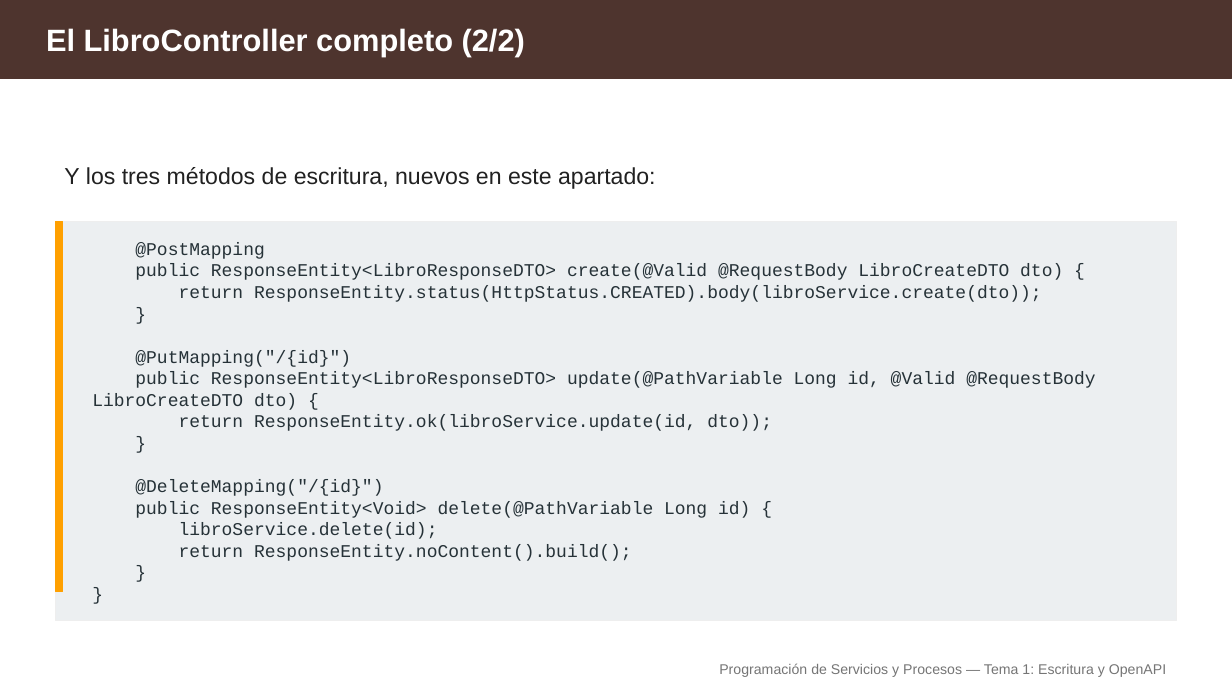
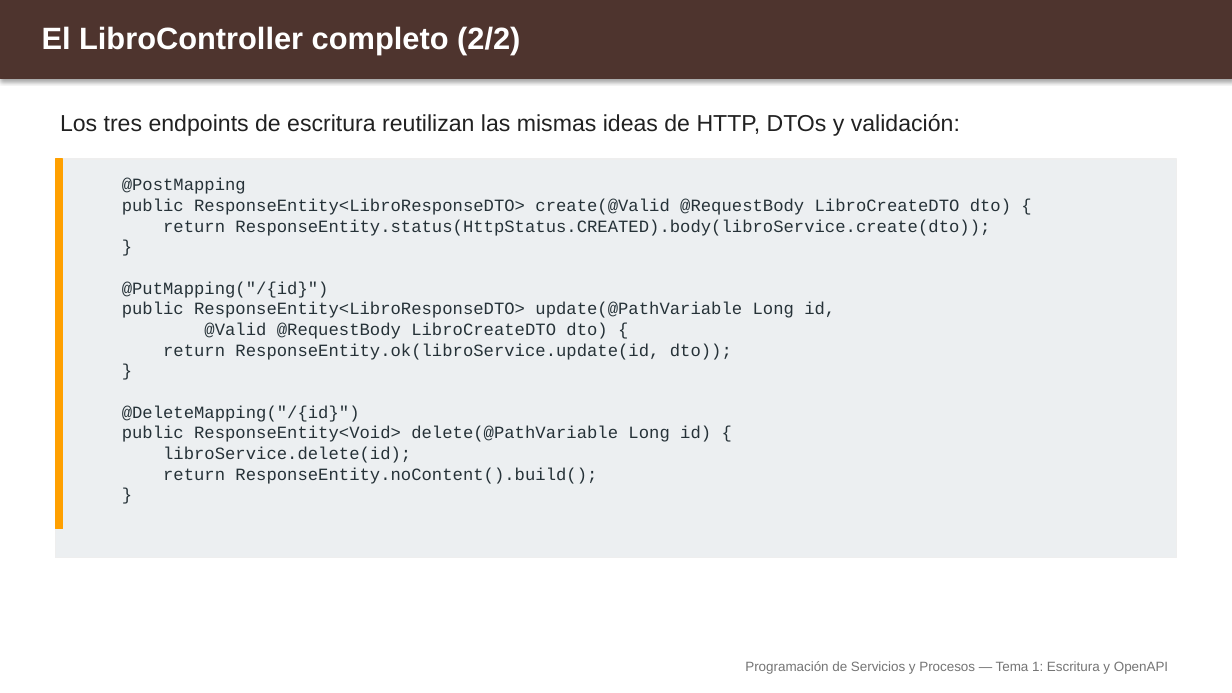
Before and after one commit to aitorventura/programacion-servicios-procesos, a slide deck: slide 4 of docs/tema1/diapositivas/escritura-y-openapi.pptx. Drawn at 1232x693 pixels with LibreOffice and Linux fonts; fonts in the diff are those of the drawing. Boxes give left, top, right and bottom in pixels: in the first picture for what was removed or moved away, otherwise in the second. Text is boxed around its words. In the diff, an @@ line names an element or a change of style, - is before the commit and + after.

Commit message:
tema1 actualizado + diapos. mkdocs tema1 abierto

```diff
--- a/docs/tema1/diapositivas/escritura-y-openapi.pptx
+++ b/docs/tema1/diapositivas/escritura-y-openapi.pptx
@@ rectangle at bbox=[0, 0, 1232, 79]: outline #4E342E 1 pt to #4E342E 0.75 pt; shadow on @@
@@ text "El LibroController completo (2/2)": place and size @@
-text "El LibroController completo (2/2)" at bbox=[46, 28, 525, 57]
+text "El LibroController completo (2/2)" at bbox=[42, 26, 520, 55]
@@ text at bbox=[60, 114, 960, 136]: text changed @@
-Y los tres métodos de escritura, nuevos en este apartado:
+Los tres endpoints de escritura reutilizan las mismas ideas de HTTP, DTOs y validación:
@@ rectangle: place and size @@
-rectangle at bbox=[55, 222, 1177, 620]
+rectangle at bbox=[55, 159, 1177, 557]
@@ rectangle: place and size @@
-rectangle at bbox=[55, 222, 63, 592]
+rectangle at bbox=[55, 159, 63, 529]
@@ text at bbox=[122, 178, 1011, 484]: text changed; size 14 to 13.4 pt @@
-@PostMapping
-public ResponseEntity<LibroResponseDTO> create(@Valid @RequestBody LibroCreateDTO dto) {
-return ResponseEntity.status(HttpStatus.CREATED).body(libroService.create(dto));
-}
-@PutMapping("/{id}")
-public ResponseEntity<LibroResponseDTO> update(@PathVariable Long id, @Valid @RequestBody LibroCreateDTO dto) {
-return ResponseEntity.ok(libroService.update(id, dto));
-}
-@DeleteMapping("/{id}")
-public ResponseEntity<Void> delete(@PathVariable Long id) {
-libroService.delete(id);
-return ResponseEntity.noContent().build();
-}
-}
+@PostMapping
+public ResponseEntity<LibroResponseDTO> create(@Valid @RequestBody LibroCreateDTO dto) {
+return ResponseEntity.status(HttpStatus.CREATED).body(libroService.create(dto));
+}
+@PutMapping("/{id}")
+public ResponseEntity<LibroResponseDTO> update(@PathVariable Long id,
+@Valid @RequestBody LibroCreateDTO dto) {
+return ResponseEntity.ok(libroService.update(id, dto));
+}
+@DeleteMapping("/{id}")
+public ResponseEntity<Void> delete(@PathVariable Long id) {
+libroService.delete(id);
+return ResponseEntity.noContent().build();
+}
@@ text "Programación de Servicios y Procesos ..." at bbox=[745, 661, 1168, 674]: size 11 to 10.5 pt @@
```
Also in this commit, not shown: 8 other slides changed, 4 slides added, 17 slides removed, 23 other files.
